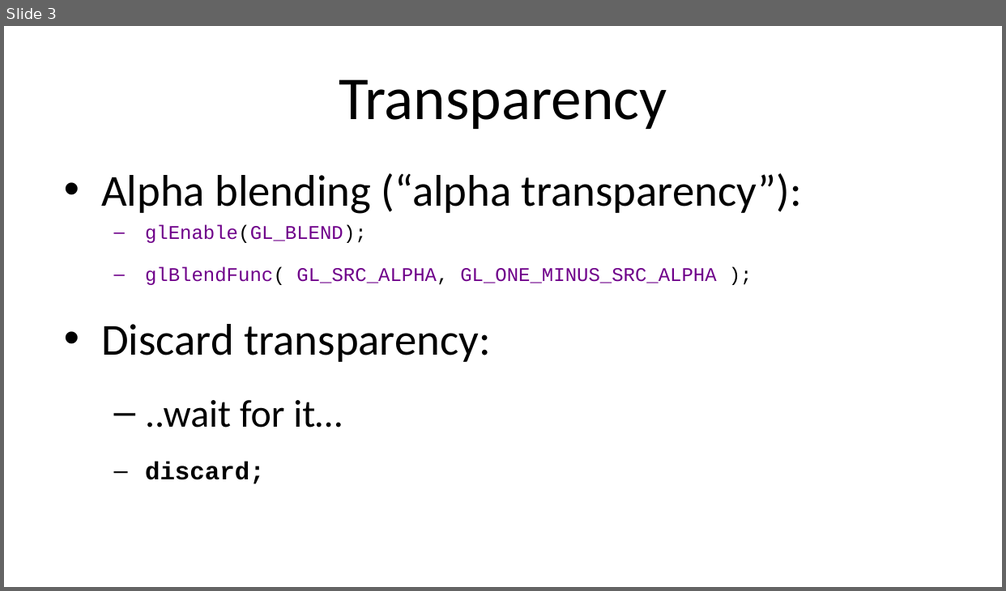
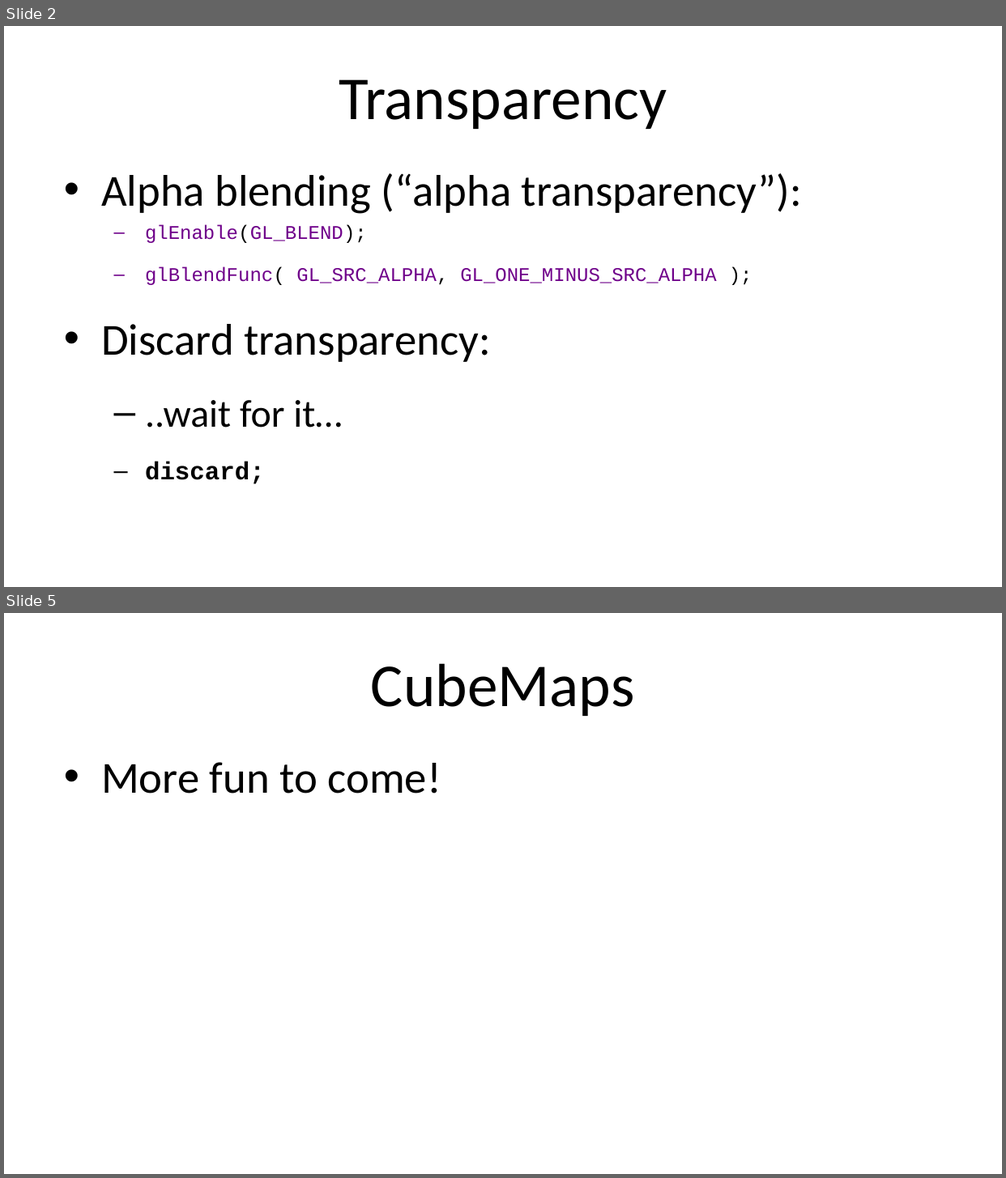
Before and after one commit to FeeneyCodes/GDP202324, a slide deck: 6028_Graph_1/D2D/W08-11/Texture mapping, part 2.pptx. Shown one above the other, each under a label of ours: slide 3 before the commit, slides 2 and 5 after it; the slides between them are not shown. The pictures are 1006x591 and 1006x1178 pixels, drawn with LibreOffice and Linux fonts; fonts in the diff are those of the drawing. Boxes give left, top, right and bottom in pixels: in the first picture for what was removed or moved away, otherwise in the second. Text is boxed around its words. In the diff, an @@ line names an element or a change of style, - is before the commit and + after.

Commit message:
Started cube maps

```diff
--- a/6028_Graph_1/D2D/W08-11/Texture mapping, part 2.pptx
+++ b/6028_Graph_1/D2D/W08-11/Texture mapping, part 2.pptx
@@ slide 5 added at <box>4,613,1002,1174</box>, background #FFFFFF @@
@@ title added at <box>371,663,635,716</box>, 44 pt, text #000000 @@
+CubeMaps
@@ text added at <box>101,762,441,794</box>, 32 pt, text #000000 @@
+• More fun to come!
@@ what was slide 3 is now slide 2 @@
```
Also in this commit, not shown: 2 other slides added, 1 slide removed, 24 other files.
